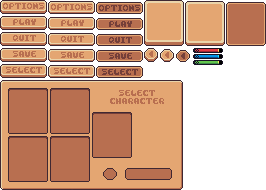
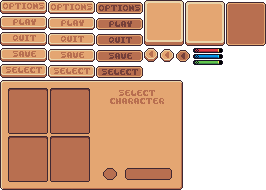
The second 266px x 190px image is a revision of the first. Changes to its layers:
painted on "Layer 28" over [92, 112, 132, 158]
